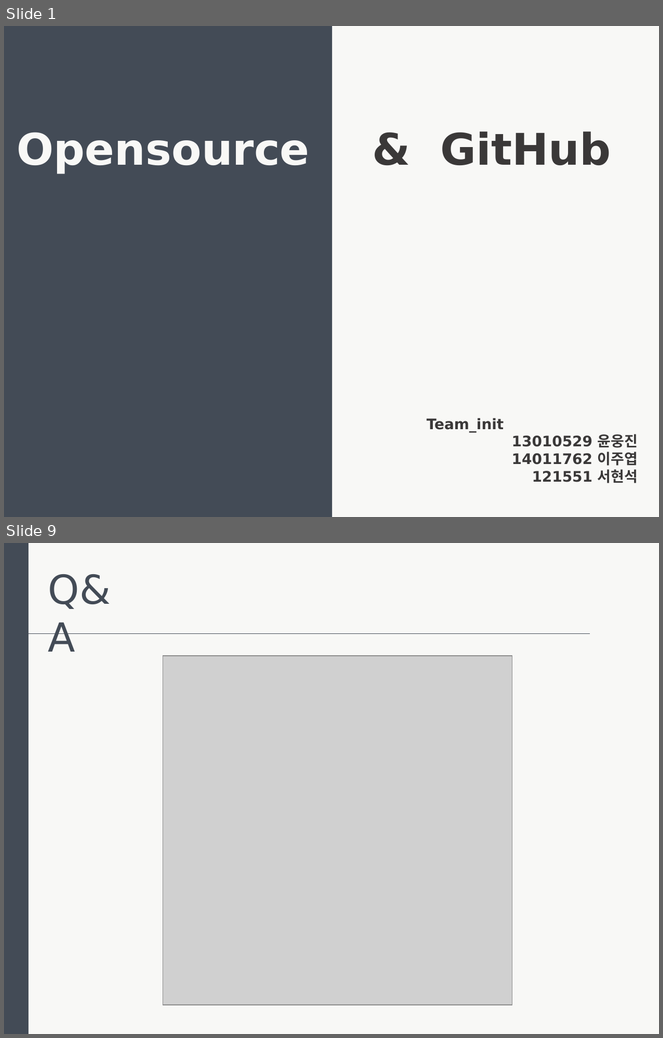
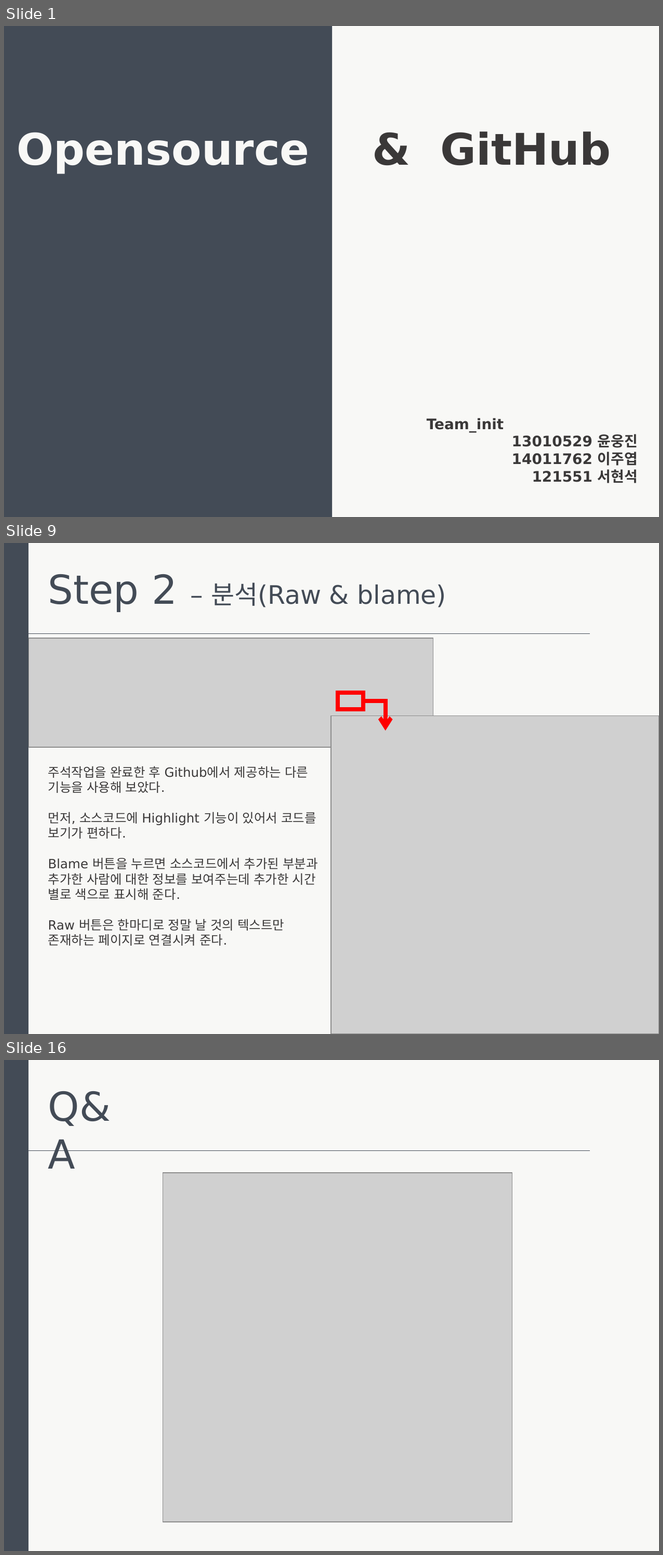
Before and after one commit to Unoong/DoorLockCode, a slide deck: 발표자료.pptx. Shown one above the other, each under a label of ours: slides 1 and 9 before the commit, slides 1, 9 and 16 after it; the slides between them are not shown. The pictures are 663x1038 and 663x1555 pixels, drawn with LibreOffice and Linux fonts; fonts in the diff are those of the drawing; grey boxes stand for pictures. Boxes give left, top, right and bottom in pixels: in the first picture for what was removed or moved away, otherwise in the second. Text is boxed around its words. In the diff, an @@ line names an element or a change of style, - is before the commit and + after.

```diff
--- a/발표자료.pptx
+++ b/발표자료.pptx
@@ slide 9 added at (4, 543, 659, 1034), background #F8F8F6 @@
@@ rectangle added at (4, 543, 29, 1034), fill #434B56 @@
@@ text added at (48, 574, 447, 612), 28 pt, text #434B56 @@
+Step 2 – 분석(Raw & blame)
@@ line added from (29, 634) to (591, 634), #434B56 0.5 pt @@
@@ picture added at (29, 638, 434, 747) @@
@@ rectangle added at (337, 693, 363, 709), outline #FF0000 4.5 pt @@
@@ elbow arrow added from (364, 701) to (385, 731), #FF0000 4.5 pt @@
@@ picture added at (331, 716, 659, 1034) @@
@@ text added at (48, 766, 318, 946), 14 pt, text #3A3838 @@
+주석작업을 완료한 후 Github에서 제공하는 다른 기능을 사용해 보았다.
+먼저, 소스코드에 Highlight 기능이 있어서 코드를 보기가 편하다.
+Blame 버튼을 누르면 소스코드에서 추가된 부분과 추가한 사람에 대한 정보를 보여주는데 추가한 시간 별로 색으로 표시해 준다.
+Raw 버튼은 한마디로 정말 날 것의 텍스트만 존재하는 페이지로 연결시켜 준다.
@@ what was slide 9 is now slide 16 @@
```
Also in this commit, not shown: 3 slides changed, 10 other slides added, 4 slides removed.
